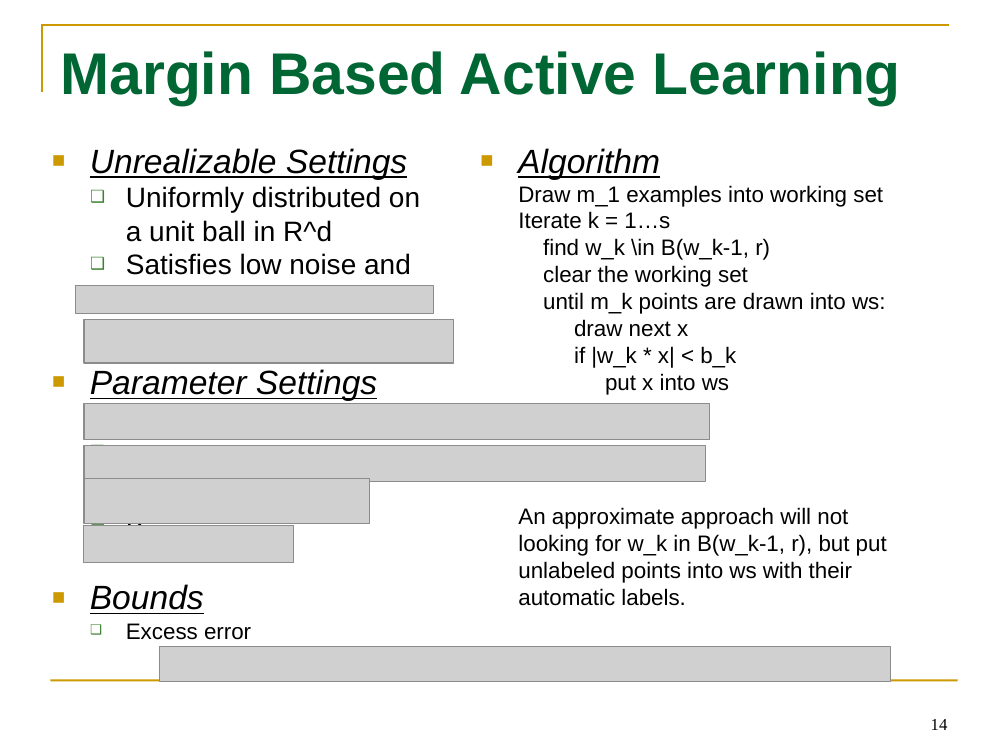
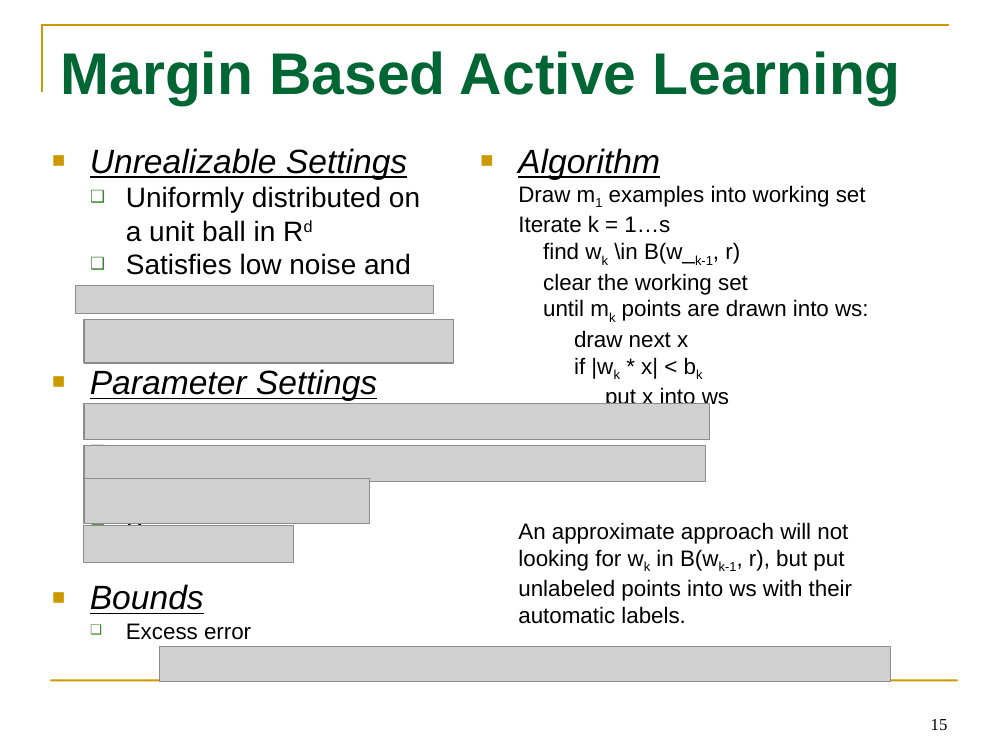
Before and after one commit to tttyy/Active-Learning, a slide deck: slide 15 of presentation/Activelearning.pptx (slide 14 before the commit). Drawn at 1008x756 pixels with LibreOffice and Linux fonts; fonts in the diff are those of the drawing; grey boxes stand for pictures. Boxes give left, top, right and bottom in pixels: in the first picture for what was removed or moved away, otherwise in the second. Text is boxed around its words. In the diff, an @@ line names an element or a change of style, - is before the commit and + after.

```diff
--- a/presentation/Activelearning.pptx
+++ b/presentation/Activelearning.pptx
@@ text at (126,186,420,242): text changed @@
-  ❑ Uniformly distributed on a unit ball in R^d
+  ❑ Uniformly distributed on a unit ball in Rd
@@ text at (518,185,868,321): text changed @@
-  Draw m_1 examples into working set
-  Iterate k = 1…s
-  find w_k \in B(w_k-1, r)
-  clear the working set
-  until m_k points are drawn into ws:
+  Draw m1 examples into working set
+  Iterate k = 1…s
+  find wk \in B(w_k-1, r)
+  clear the working set
+  until mk points are drawn into ws:
@@ text at (518,357,852,624): text changed @@
-  if |w_k * x| < b_k
-  put x into ws
-  An approximate approach will not looking for w_k in B(w_k-1, r), but put unlabeled points into ws with their automatic labels.
+  if |wk * x| < bk
+  put x into ws
+  An approximate approach will not looking for wk in B(wk-1, r), but put unlabeled points into ws with their automatic labels.
@@ page number at (931,719,948,730): text changed @@
-14
+15
```
Also in this commit, not shown: 9 other slides changed, 1 slide added, 1 other file.
